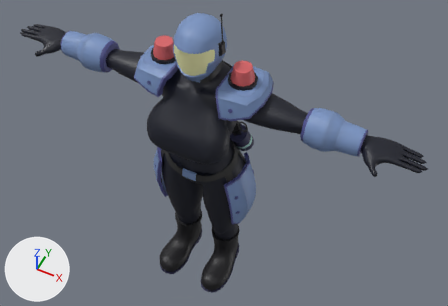
The FBX model EnforcerMod_Unity/Enforcer/Assets/FBX/FemforcerBody.fbx: old version first, new version second.
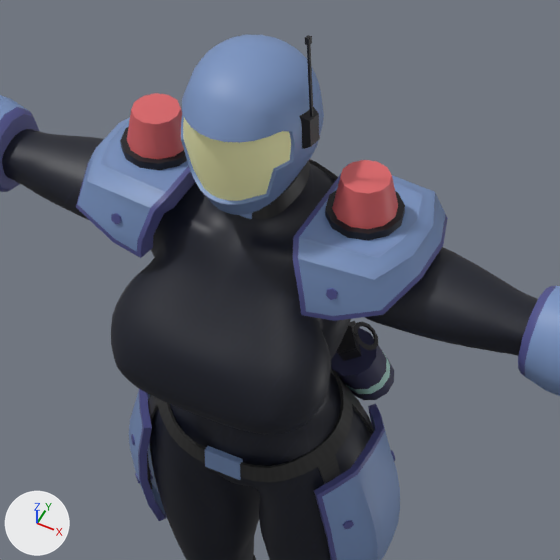
Each version appears first whole from a 50 mm lens placed at (11.24, -19.91, 35.36), pointed at (1.07, 0.42, 9.94), and next in a close-up on the part from 23% to 71% of the width and 0% to 69% of the height. Lighting does not change. The marker at lower left points along +X, +Y and +Z.

In view in the first close-up: 'FemforcerBody'.
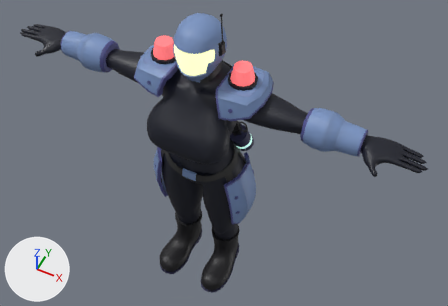
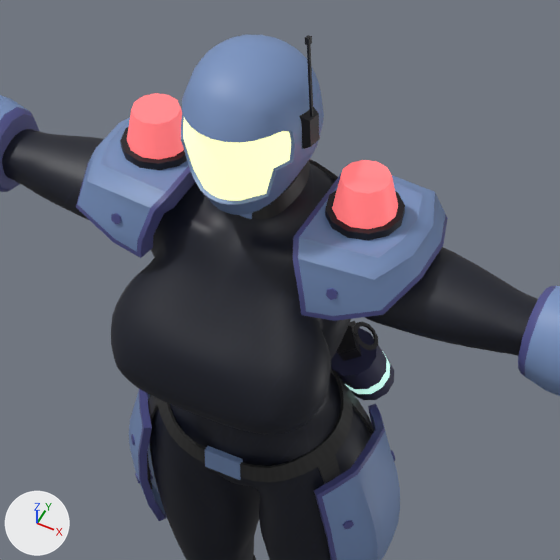
Where the newer file only moved an object's origin or applied its transform, the numbers keep the older frame.

Location of each change, [x1, y1, x2, y2] in pixels of the close-ups (560 x 560 px):
```json
{"object": "FemforcerBody", "change": "surface changed", "before": [123, 93, 402, 435], "after": [123, 93, 402, 435]}
```

Scene script edits in JSON lines:
```json
{"op": "add", "block": "img_femforceremission_png", "code": ["img_femforceremission_png = load_image('FemforcerEmission.png', '../Enforcer/EnforcerAssets/Textures/Body/FemforcerEmission.png', 1024, 1024, 'sRGB')"]}
{"block": "mat_femforcerbody", "where": "n0 = _N.new('ShaderNodeBsdfPrincipled'); n0.name = 'Principled BSDF'"}
{"op": "add", "block": "mat_femforcerbody", "code": "n0.inputs[28].default_value = 1.0  # 'Emission Strength'"}
{"op": "add", "block": "mat_femforcerbody", "code": "n3 = _N.new('ShaderNodeTexImage'); n3.name = 'Image Texture.001'"}
{"op": "add", "block": "mat_femforcerbody", "code": "n3.image = img_femforceremission_png"}
{"op": "add", "block": "mat_femforcerbody", "code": "_L.new(n3.outputs[0], n0.inputs[27])  # 'Color' to 'Emission Color'"}
```
